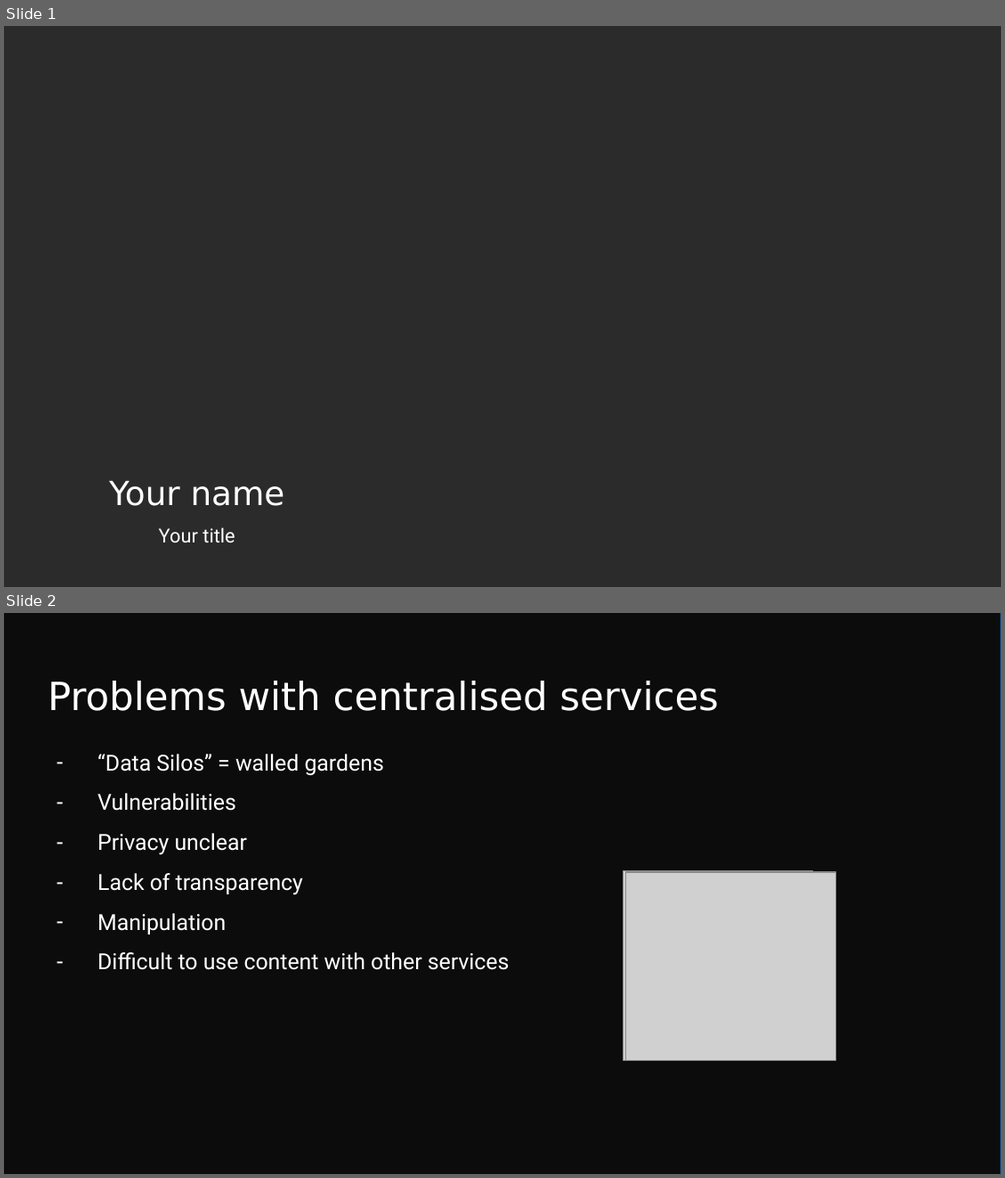
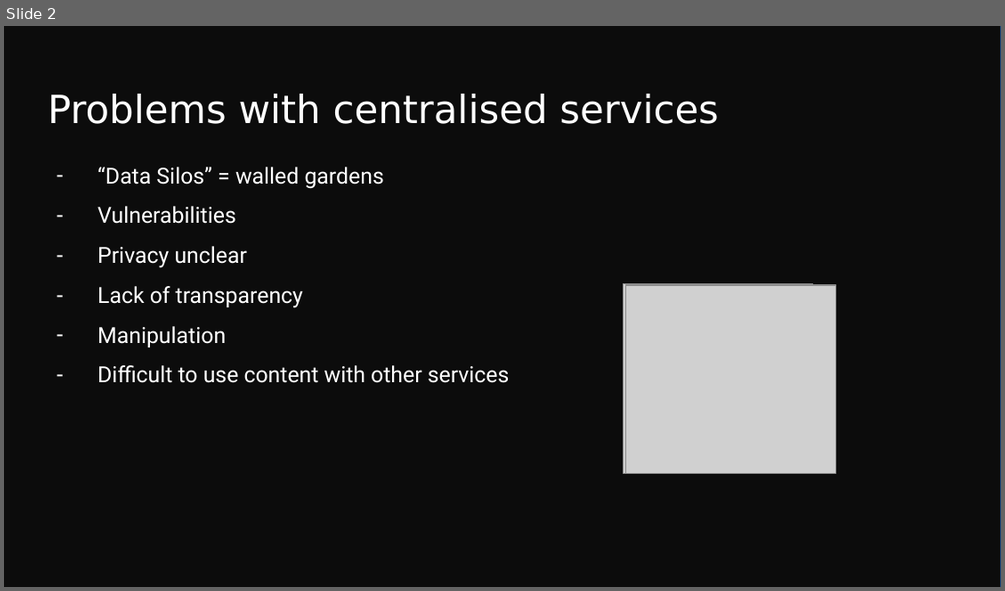
Before and after one commit to chriseth/notes, a slide deck: talks/meetup_munich_1/Ethereum.pptx. Shown one above the other, each under a label of ours: slides 1 and 2 before the commit, slide 2 after it. The pictures are 1005x1178 and 1005x591 pixels, drawn with LibreOffice and Linux fonts; fonts in the diff are those of the drawing; grey boxes stand for pictures; background and template pictures are left out; a plain dark background stands for a picture behind light text. Boxes give left, top, right and bottom in pixels: in the first picture for what was removed or moved away, otherwise in the second. Text is boxed around its words. In the diff, an @@ line names an element or a change of style, - is before the commit and + after.

```diff
--- a/talks/meetup_munich_1/Ethereum.pptx
+++ b/talks/meetup_munich_1/Ethereum.pptx
@@ slide 1 removed at box(4, 26, 1001, 587), background picture (left out) @@
@@ text removed at box(109, 480, 285, 542) @@
-Your name
-Your title
```
Also in this commit, not shown: 2 slides changed, 1 slide added, 1 other file.
